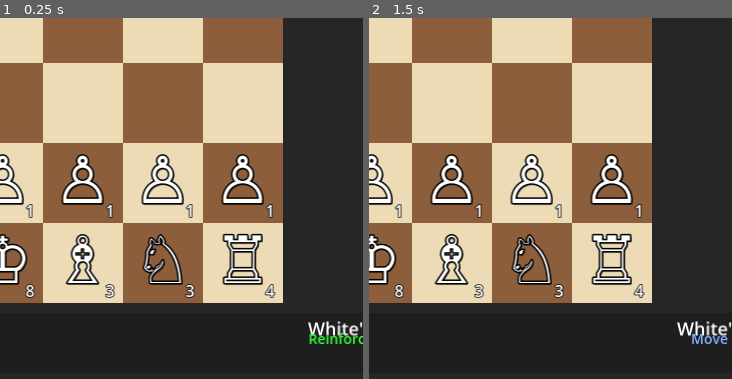
Above: before the commit, frames 1-2 (left to right).
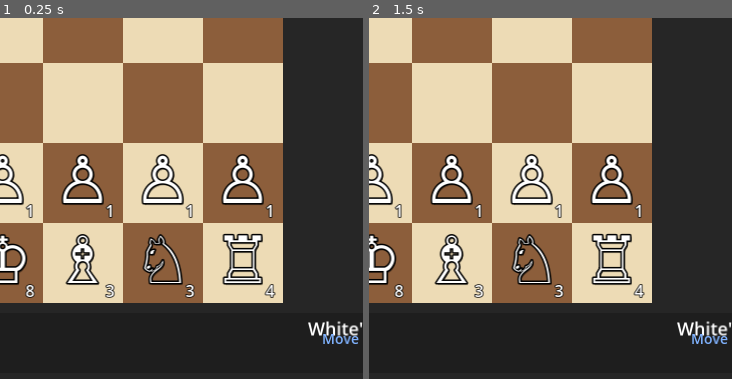
Above: after the commit, the same moments.

Repository: Krupnikas/shooting-chess
Game: Godot game, scene res://scenes/main.tscn
The game is run twice, just before and just after one commit, with the same random seed, the same clock (stepped at 60 frames per second) and the same inputs.
Inputs (mouse positions are % of the whole screen's width and height, from its top left):
- Up to frame 1 (0.25 s): no input
- Up to frame 2 (1.5 s): tap Enter at 0.5 s; move the mouse to (69, 40) at 0.52 s; click (69, 40) at 0.67 s; tap Space at 1.25 s; move the mouse to (23, 51) at 1.27 s; click (23, 51) at 1.42 s
The pictures show only the part of the screen within x 50-100%, y 50-100%; the shares and areas given below are measured in that part.

The runs differ from the first frame. In frame 1, 0.3% of the frame differs, in the area x 85-100%, y 87-91%; in frame 2, nothing differs.

Commit message:
Fix king capture and initial phase bugs
- King capture via movement now properly ends the game
- Fixed initial game_phase from REINFORCE to MOVING
- Fixed reset_game() to set correct initial phase

🤖 Generated with [Claude Code](https://claude.com/claude-code)

Co-Authored-By: Claude Opus 4.5 <noreply@anthropic.com>

Diff:
--- a/scripts/autoload/game_manager.gd
+++ b/scripts/autoload/game_manager.gd
@@ -26,7 +26,7 @@
 # Game state
 var board: Array = []  # 8x8 array of Piece nodes or null
 var current_player: PieceColor = PieceColor.WHITE
-var game_phase: GamePhase = GamePhase.REINFORCE
+var game_phase: GamePhase = GamePhase.MOVING
 var selected_piece = null
 var valid_moves: Array[Vector2i] = []
 var winner: PieceColor = PieceColor.WHITE
@@ -58,7 +58,7 @@
 
 func reset_game():
 	current_player = PieceColor.WHITE
-	game_phase = GamePhase.REINFORCE
+	game_phase = GamePhase.MOVING
 	winner = PieceColor.WHITE
 	is_processing_phase = false
 	selected_piece = null
@@ -126,9 +126,11 @@
 func execute_move(piece, target_pos: Vector2i):
 	var from_pos = piece.board_position
 	var captured_piece = get_piece_at(target_pos)
+	var king_captured = false
 
 	# Handle capture
 	if captured_piece != null:
+		king_captured = captured_piece.type == PieceType.KING
 		emit_signal("piece_captured", captured_piece)
 		remove_piece_at(target_pos)
 		captured_piece.queue_free()
@@ -140,8 +142,15 @@
 	piece.position = board_to_screen(target_pos)
 
 	emit_signal("piece_moved", piece, from_pos, target_pos)
-
 	deselect_piece()
+
+	# Check if king was captured - game over
+	if king_captured:
+		game_phase = GamePhase.GAME_OVER
+		winner = current_player
+		emit_signal("game_over", winner)
+		return
+
 	advance_phase()  # Move to reinforce phase
 
 # ============ TURN & PHASE MANAGEMENT ============
